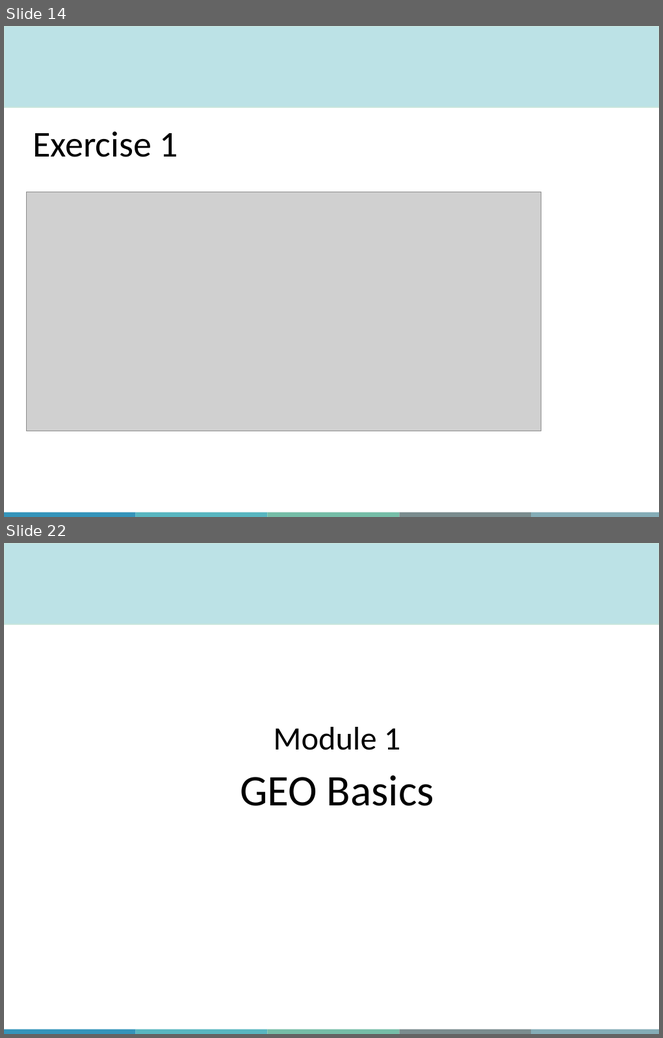
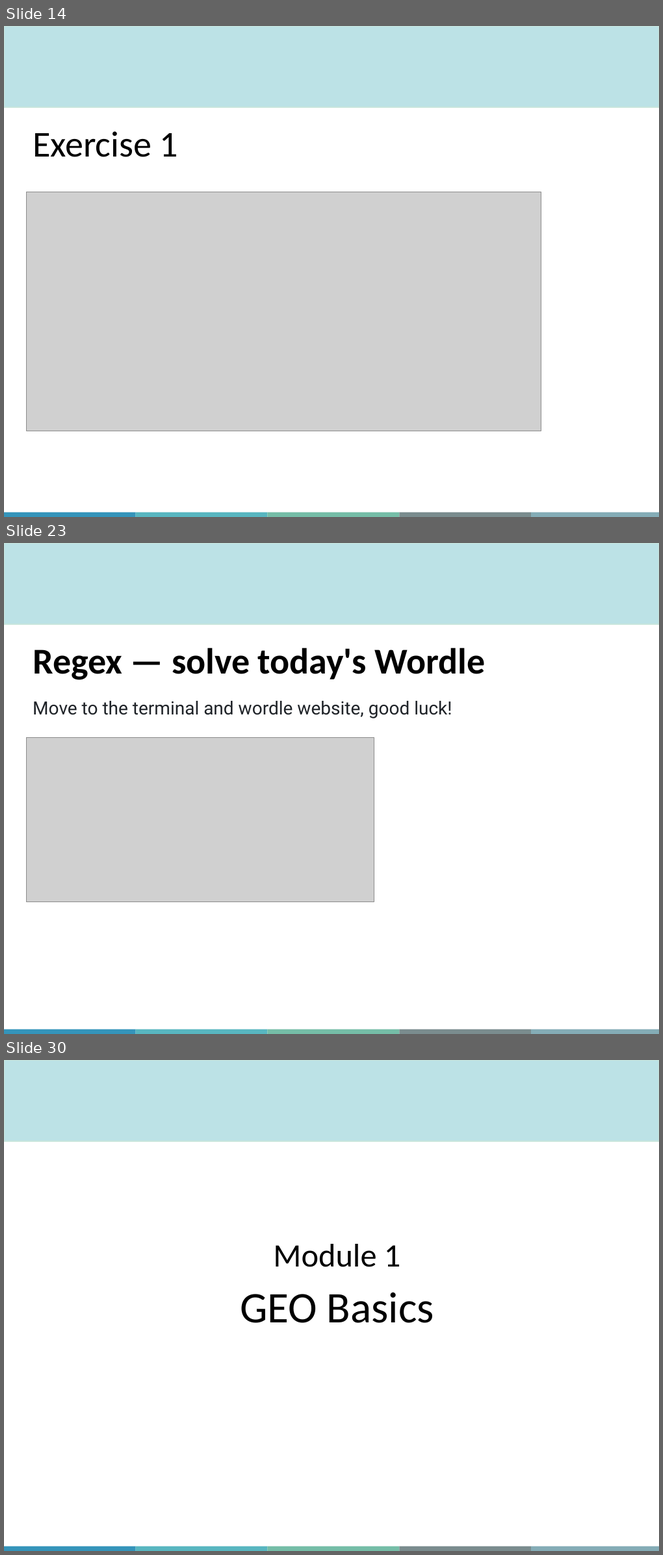
Before and after one commit to QLS-MiCM/Introduction-to-RNA-seq, a slide deck: Slides/Introduction-to-UNIX-and-RNA-seq-Repositories.pptx. Shown one above the other, each under a label of ours: slides 14 and 22 before the commit, slides 14, 23 and 30 after it; the slides between them are not shown. The pictures are 663x1038 and 663x1555 pixels, drawn with LibreOffice and Linux fonts; fonts in the diff are those of the drawing; grey boxes stand for pictures; background and template pictures are left out. Boxes give left, top, right and bottom in pixels: in the first picture for what was removed or moved away, otherwise in the second. Text is boxed around its words. In the diff, an @@ line names an element or a change of style, - is before the commit and + after.

Commit message:
Add Pattern Matching module: grep, regex, awk, Wordle capstone
- New slides cover grep, regex theory, a Wordle mini-capstone (cat | tr | egrep), and awk on CSV + FASTQ
- happiness.csv: 60-row dataset for grep + awk practice
- Exercise_grep.sh, Exercise_wordle.sh, Exercise_awk_fastq.sh: answer keys matching the new slides
- setup.sh: install wamerican on Ubuntu/WSL so /usr/share/dict/words is available
- README.md: updated exercise index

```diff
--- a/Slides/Introduction-to-UNIX-and-RNA-seq-Repositories.pptx
+++ b/Slides/Introduction-to-UNIX-and-RNA-seq-Repositories.pptx
@@ slide 23 added at <box>4,543,659,1034</box>, background #FFFFFF; not listed: 6 template elements that a slide beside it also shows @@
@@ title added at <box>33,648,486,680</box>, 40 pt, text #000000, bold @@
+Regex — solve today's Wordle
@@ text added at <box>33,701,452,719</box>, 20 pt, text #1F2328 @@
+Move to the terminal and wordle website, good luck!
@@ picture added at <box>26,737,374,902</box> @@
@@ what was slide 22 is now slide 30 @@
```
Also in this commit, not shown: 2 slides changed, 15 other slides added, 7 slides removed, 7 other files.
